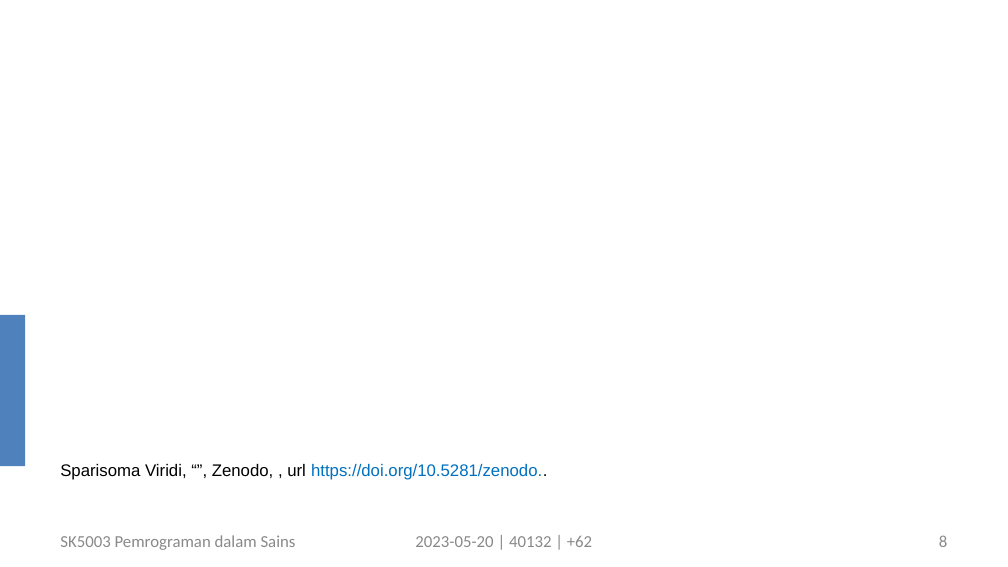
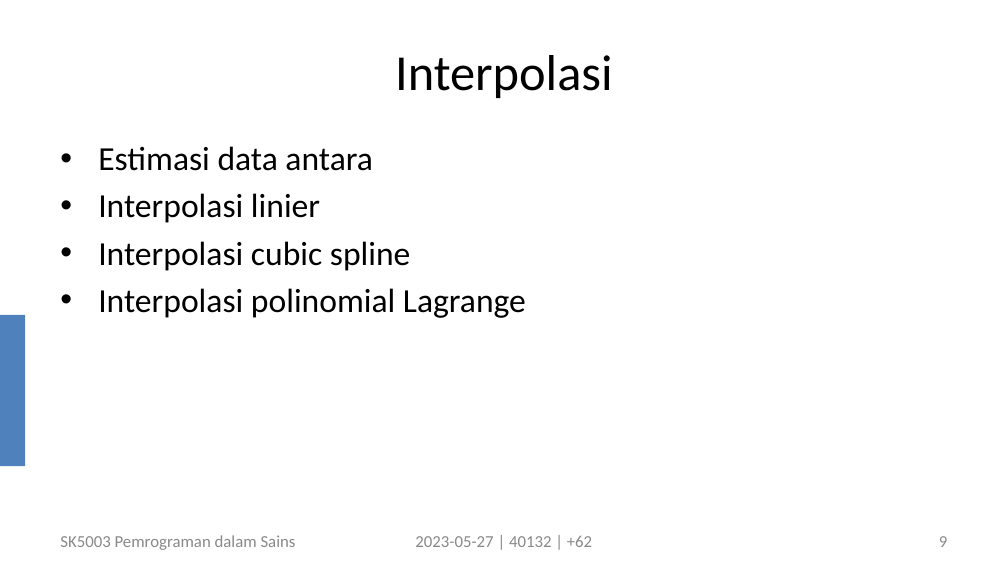
Before and after one commit to dudung/sk5003-02-2022-2, a slide deck: slide 9 of note/10/sk5003_w10_empirical_model_20230527_v0.pptx (slide 8 before the commit). Drawn at 1008x567 pixels with LibreOffice and Linux fonts; fonts in the diff are those of the drawing. Boxes give left, top, right and bottom in pixels: in the first picture for what was removed or moved away, otherwise in the second. Text is boxed around its words. In the diff, an @@ line names an element or a change of style, - is before the commit and + after.

```diff
--- a/note/10/sk5003_w10_empirical_model_20230527_v0.pptx
+++ b/note/10/sk5003_w10_empirical_model_20230527_v0.pptx
@@ title added at [395,55,613,98], 36 pt, text #000000 @@
+Interpolasi
@@ text added at [98,146,526,318], 24 pt, text #000000 @@
+• Estimasi data antara
+• Interpolasi linier
+• Interpolasi cubic spline
+• Interpolasi polinomial Lagrange
@@ text removed at [60,464,547,480] @@
-Sparisoma Viridi, “”, Zenodo, , url https://doi.org/10.5281/zenodo..
@@ text at [415,536,592,547]: text changed @@
-2023-05-20 | 40132 | +62
+2023-05-27 | 40132 | +62
@@ page number at [939,536,947,547]: text changed @@
-8
+9
```
Also in this commit, not shown: 11 other slides changed, 1 slide added, 11 slides removed.
